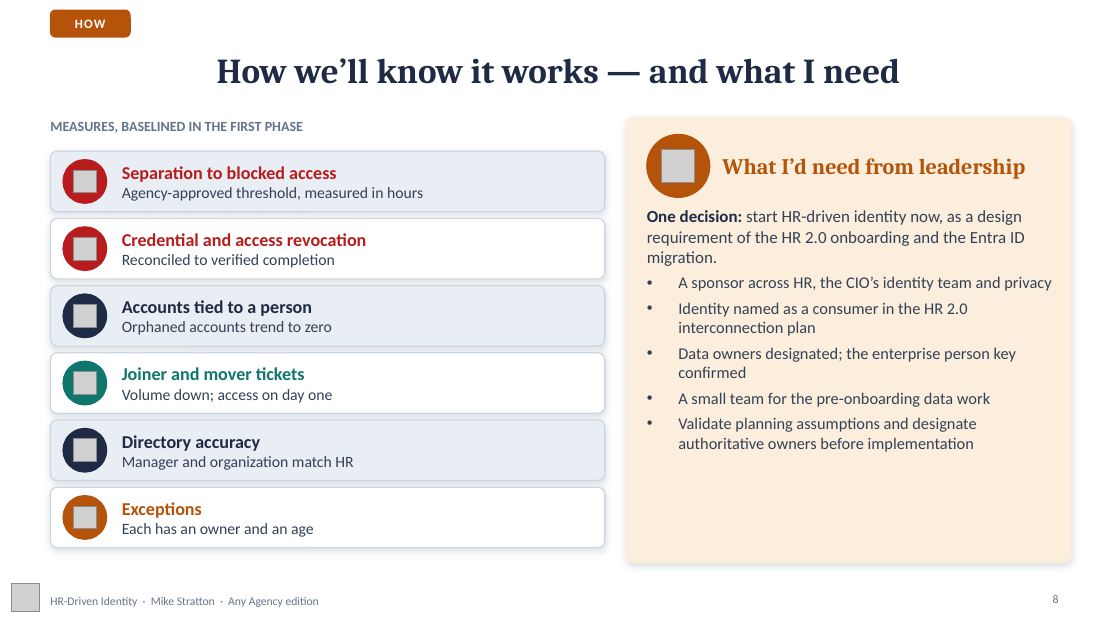
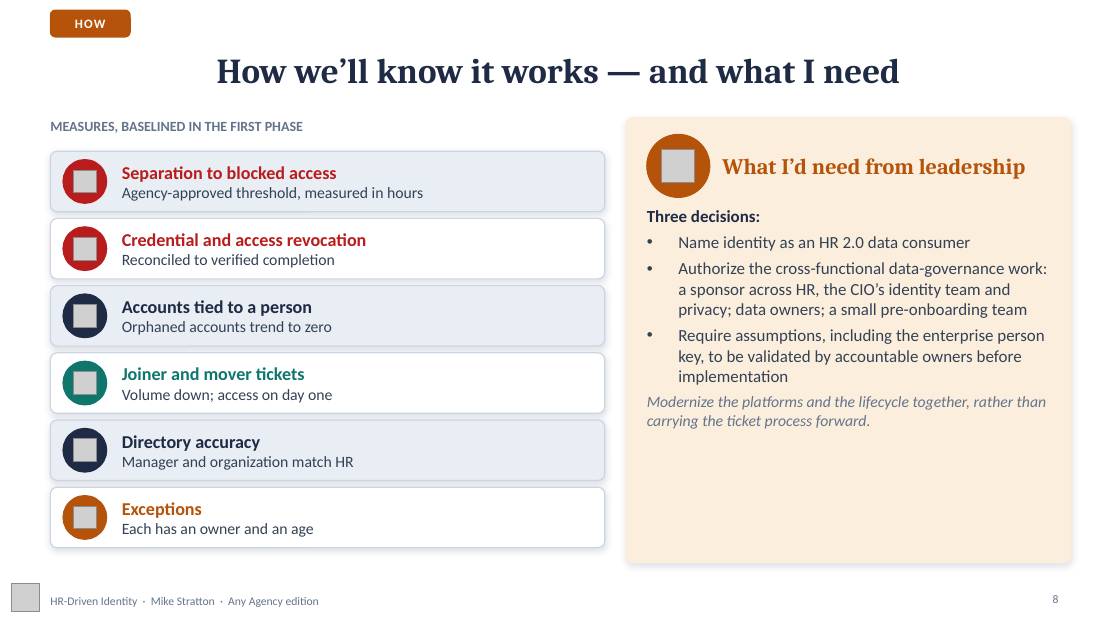
Before and after one commit to WhalerMike/modernization-workbook, a slide deck: slide 8 of presentations/hr-driven-identity-interview/HR_Driven_Identity_Exec_AnyAgency_Narrated.pptx. Drawn at 1120x630 pixels with LibreOffice and Linux fonts; fonts in the diff are those of the drawing; grey boxes stand for pictures; background and template pictures are left out. Boxes give left, top, right and bottom in pixels: in the first picture for what was removed or moved away, otherwise in the second. Text is boxed around its words. In the diff, an @@ line names an element or a change of style, - is before the commit and + after.

```diff
--- a/presentations/hr-driven-identity-interview/HR_Driven_Identity_Exec_AnyAgency_Narrated.pptx
+++ b/presentations/hr-driven-identity-interview/HR_Driven_Identity_Exec_AnyAgency_Narrated.pptx
@@ text at box(647, 210, 1047, 429): text changed; size 14 to 14.5 pt @@
-One decision: start HR-driven identity now, as a design requirement of the HR 2.0 onboarding and the Entra ID migration.
-• A sponsor across HR, the CIO’s identity team and privacy
-• Identity named as a consumer in the HR 2.0 interconnection plan
-• Data owners designated; the enterprise person key confirmed
-• A small team for the pre-onboarding data work
-• Validate planning assumptions and designate authoritative owners before implementation
+Three decisions:
+• Name identity as an HR 2.0 data consumer
+• Authorize the cross-functional data-governance work: a sponsor across HR, the CIO’s identity team and privacy; data owners; a small pre-onboarding team
+• Require assumptions, including the enterprise person key, to be validated by accountable owners before implementation
+Modernize the platforms and the lifecycle together, rather than carrying the ticket process forward.
```
Also in this commit, not shown: 5 other slides changed, 12 other files.
